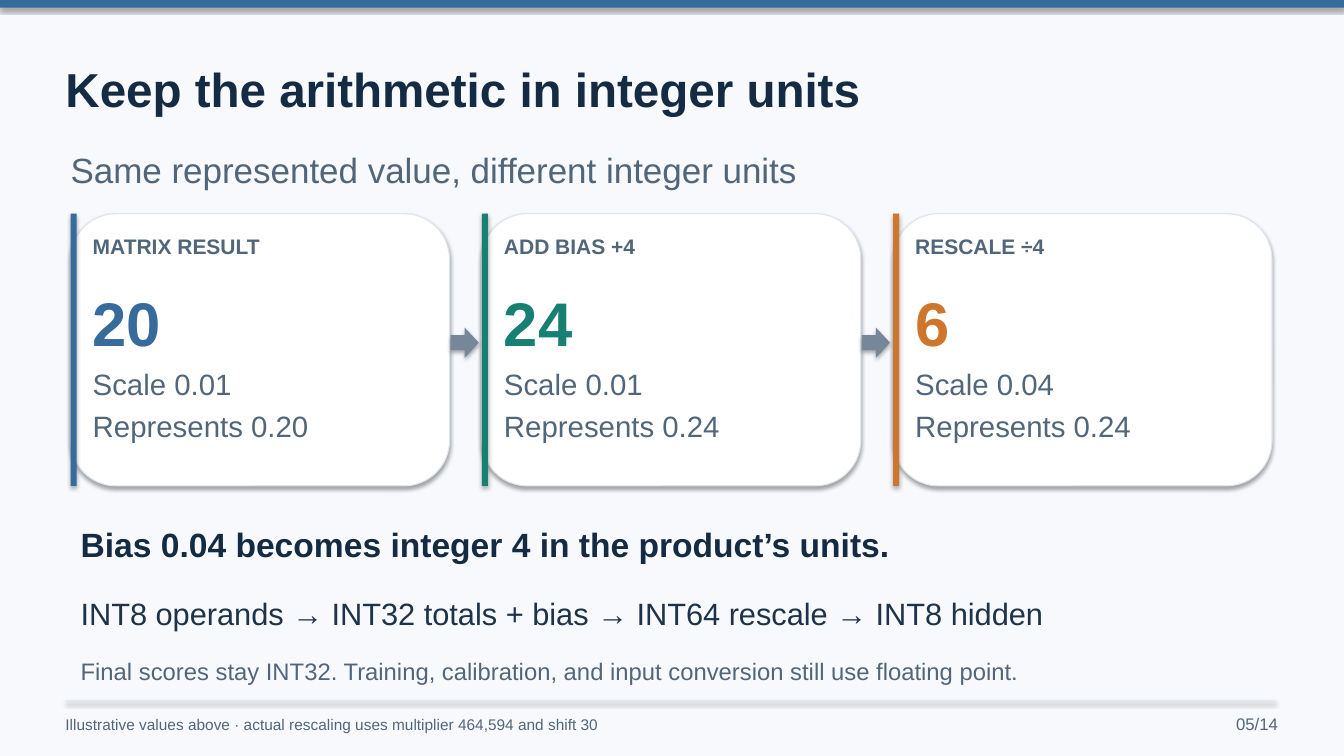
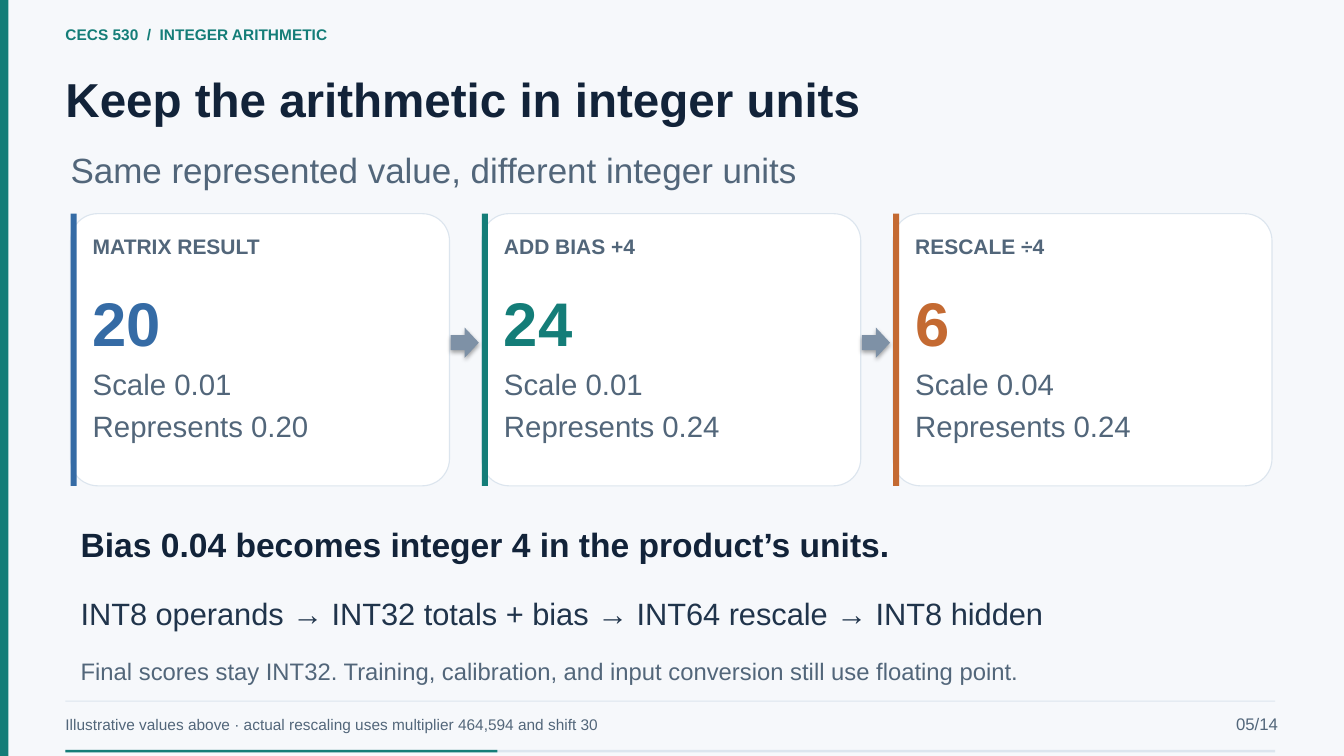
Before and after one commit to EnragedWaters/CECS-530-Quantized-Neural-Network-Accelerator, a slide deck: slide 5 of presentation/project-presentation.pptx. Drawn at 1344x756 pixels with LibreOffice and Linux fonts; fonts in the diff are those of the drawing. Boxes give left, top, right and bottom in pixels: in the first picture for what was removed or moved away, otherwise in the second. Text is boxed around its words. In the diff, an @@ line names an element or a change of style, - is before the commit and + after.

Commit message:
applying a theme to powerpoint to pretty it up

```diff
--- a/presentation/project-presentation.pptx
+++ b/presentation/project-presentation.pptx
@@ background #F7F9FC to #F6F8FB @@
@@ rectangle removed at <box>0,0,1344,7</box> @@
@@ rectangle added at <box>0,0,9,756</box>, fill #147D78 @@
@@ text added at <box>65,29,327,40</box>, 11 pt, text #147D78, bold @@
+CECS 530 / INTEGER ARITHMETIC
@@ text "Keep the arithmetic in integer ...": place and size @@
-text "Keep the arithmetic in integer ..." at <box>65,72,861,117</box>
+text "Keep the arithmetic in integer ..." at <box>65,82,861,127</box>
@@ text "Keep the arithmetic in integer ..." at <box>65,82,861,127</box>: text colour #142B43 to #122339 @@
@@ rectangle at <box>71,214,77,486</box>: fill #376B9C to #356BA5; shadow off @@
@@ rectangle at <box>482,214,488,486</box>: fill #187F73 to #147D78; shadow off @@
@@ outline #DDE5EF 0.8 pt to #DCE5EE 0.8 pt; shadow off; proportions changed in 3 elements at <box>71,214,450,486</box>, <box>482,214,861,486</box>, <box>893,214,1272,486</box> @@
@@ rectangle at <box>893,214,899,486</box>: fill #CF762D to #C46A32; shadow off @@
@@ right arrow at <box>451,328,479,358</box>: fill #76879A to #7E91A6 @@
@@ right arrow at <box>862,328,890,358</box>: fill #76879A to #7E91A6 @@
@@ rectangle at <box>66,701,1275,702</box>: fill #DDE5EF to #DCE5EE; shadow off @@
@@ rectangle added at <box>66,750,1275,753</box>, fill #DCE5EE @@
@@ rectangle added at <box>66,750,498,753</box>, fill #147D78 @@
```
Also in this commit, not shown: 17 other slides changed, 2 other files.
